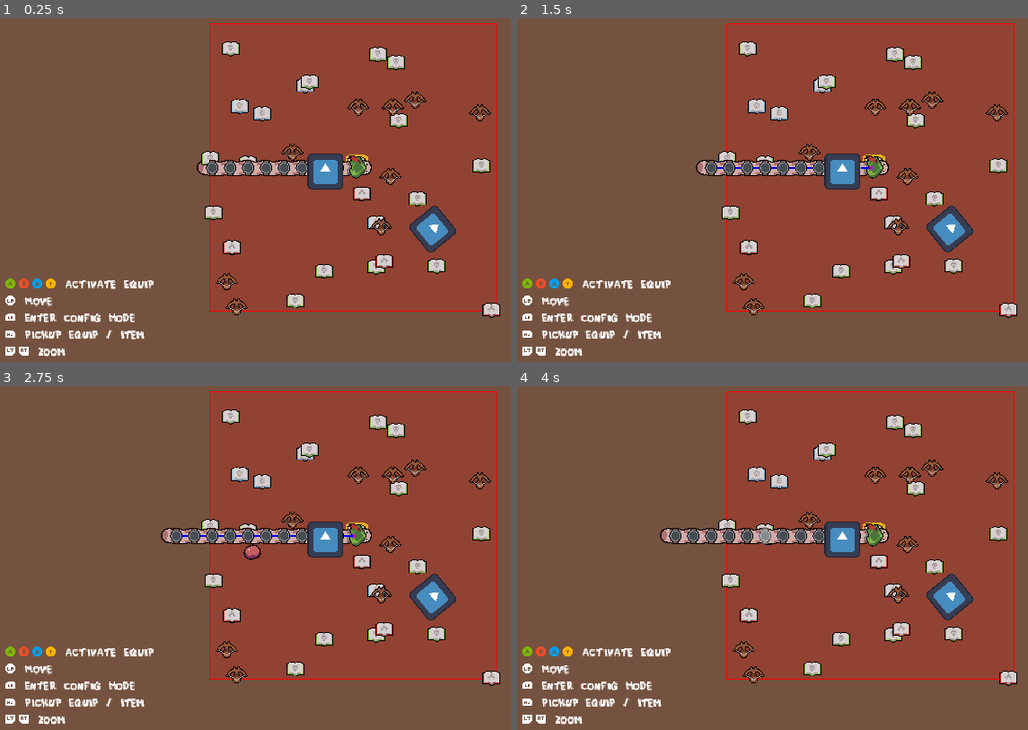
Above: before the commit, frames 1-4 (two rows, left to right).
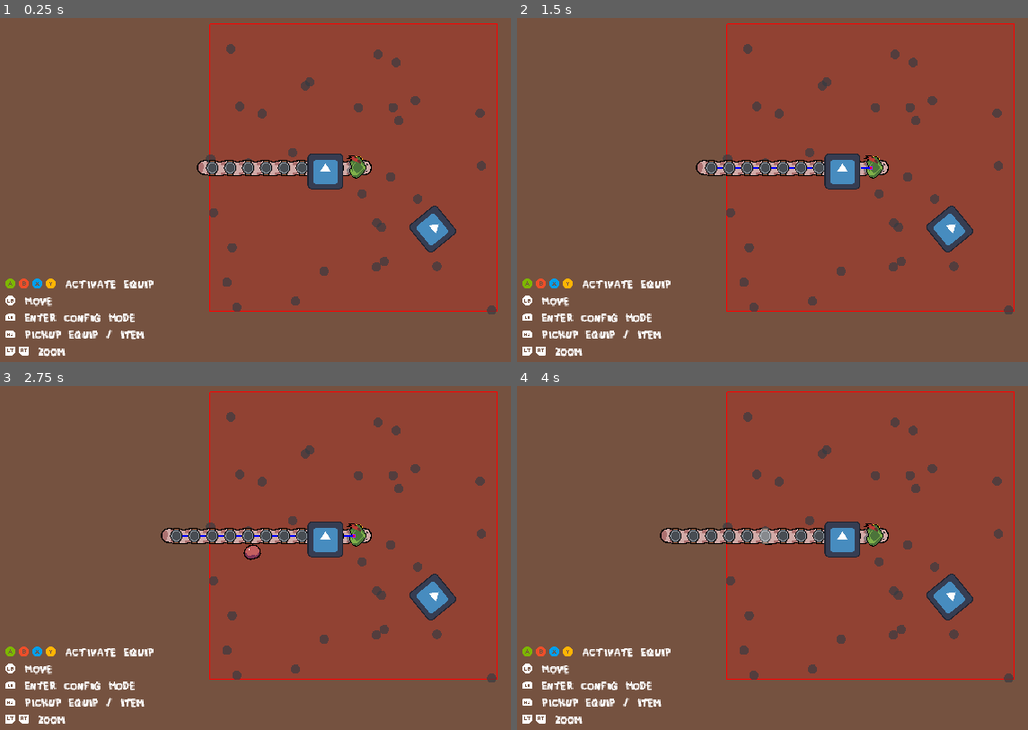
Above: after the commit, the same moments.

Repository: Justuna/worm-odyssey
Game: Godot game, scene res://scenes/tests/worm_test.tscn
Same seed, same stepped clock (60 frames per second), same inputs: the game is played once before the commit and once after it. The engine's default icon, where the game draws it, is replaced by a stand-in: a white triangle on a blue panel in a dark square.
Inputs (mouse positions are in pixels of both pictures, inside the frame that each line leads up to):
- Up to frame 1 (0.25 s): no input
- Up to frame 2 (1.5 s): tap Enter at 0.5 s; move the mouse to (outside the picture) at 0.52 s; hold D 0.53-1.28 s; tap G at 0.6 s; click (outside the picture) at 0.67 s; tap Space at 1.25 s; move the mouse to (726, 186) at 1.27 s; hold S from 1.28 s (still down); tap B at 1.35 s
- Up to frame 3 (2.75 s): tap Enter at 2 s; move the mouse to (424, 447) at 2.02 s; release S at 2.03 s; hold D from 2.03 s (still down); tap G at 2.1 s
- Up to frame 4 (4 s): tap Space at 2.75 s; move the mouse to (833, 616) at 2.77 s; tap B at 2.85 s; click (833, 616) at 2.92 s; move the mouse to (outside the picture) at 3.52 s; release D at 3.53 s; hold S from 3.53 s (still down); tap G at 3.6 s

The runs differ from the first frame. In frame 1, 3.4% of the frame differs, in the area x 39-98%, y 6-88%; in frame 2, 3.4%; in frame 3, 3.4%; in frame 4, 3.4%.

Commit message:
shop scripts added

Diff:
--- a/libraries/equipment_library.tres
+++ b/libraries/equipment_library.tres
@@ -1,7 +1,7 @@
 [gd_resource type="Resource" script_class="EquipmentLibrary" load_steps=7 format=3 uid="uid://dxe2vo0p5hajv"]
 
 [ext_resource type="Script" path="res://scripts/equipment/equipment_library.gd" id="1_nwjns"]
-[ext_resource type="PackedScene" uid="uid://dgqx3we05fwxx" path="res://prefabs/equipment/dropped_equipment.tscn" id="1_xr3rw"]
+[ext_resource type="PackedScene" uid="uid://dgqx3we05fwxx" path="res://prefabs/equipment/equipment_pickup.tscn" id="1_xr3rw"]
 [ext_resource type="PackedScene" uid="uid://bjr3gnlplvacv" path="res://prefabs/equipment/types/bow_equipment.tscn" id="2_5vylb"]
 [ext_resource type="PackedScene" uid="uid://b7de3ouo1vrb6" path="res://prefabs/equipment/types/fire_tome_equipment.tscn" id="3_iijt3"]
 [ext_resource type="PackedScene" uid="uid://bbngyjm7yntxq" path="res://prefabs/equipment/types/ice_tome_equipment.tscn" id="4_v4ekk"]
--- a/prefabs/equipment/dropped_equipment.tscn
+++ /dev/null
@@ -1,35 +0,0 @@
-[gd_scene load_steps=6 format=3 uid="uid://dgqx3we05fwxx"]
-
-[ext_resource type="Script" path="res://scripts/equipment/dropped_equipment.gd" id="1_7iqhc"]
-[ext_resource type="Shader" path="res://assets/shaders/outline.gdshader" id="2_ijgik"]
-[ext_resource type="Script" path="res://scripts/interaction/interactable.gd" id="2_vnyj4"]
-
-[sub_resource type="CircleShape2D" id="CircleShape2D_me05m"]
-radius = 32.0
-
-[sub_resource type="ShaderMaterial" id="ShaderMaterial_rfy8k"]
-shader = ExtResource("2_ijgik")
-shader_parameter/line_thickness = 2.0
-shader_parameter/line_color = Color(0.890196, 0.698039, 0.121569, 1)
-shader_parameter/line_enabled = false
-shader_parameter/overlay_color = Color(0, 0, 0, 0)
-shader_parameter/overlay_amount = null
-shader_parameter/overlay_enabled = true
-
-[node name="DroppedEquipment" type="Area2D"]
-
-[node name="CollisionShape2D" type="CollisionShape2D" parent="."]
-shape = SubResource("CircleShape2D_me05m")
-
-[node name="DroppedEquipment" type="Node" parent="." node_paths=PackedStringArray("interactable", "visuals_container")]
-script = ExtResource("1_7iqhc")
-interactable = NodePath("../Interactable")
-visuals_container = NodePath("../Visuals")
-
-[node name="Visuals" type="CanvasGroup" parent="."]
-material = SubResource("ShaderMaterial_rfy8k")
-
-[node name="Interactable" type="Node2D" parent="." node_paths=PackedStringArray("visuals")]
-script = ExtResource("2_vnyj4")
-visuals = NodePath("../Visuals")
-selected_color = Color(0.890196, 0.698039, 0.121569, 1)
--- /dev/null
+++ b/prefabs/equipment/equipment_pickup.tscn
@@ -0,0 +1,44 @@
+[gd_scene load_steps=7 format=3 uid="uid://dgqx3we05fwxx"]
+
+[ext_resource type="Script" path="res://scripts/equipment/equipment_pickup.gd" id="1_pmvfx"]
+[ext_resource type="Shader" path="res://assets/shaders/outline.gdshader" id="2_5w7la"]
+[ext_resource type="Script" path="res://scripts/interaction/interactable.gd" id="3_spec5"]
+[ext_resource type="Texture2D" uid="uid://nuxtx7us6rqo" path="res://assets/art/segment_slot.png" id="3_wwqt5"]
+
+[sub_resource type="CircleShape2D" id="CircleShape2D_me05m"]
+radius = 32.0
+
+[sub_resource type="ShaderMaterial" id="ShaderMaterial_rfy8k"]
+shader = ExtResource("2_5w7la")
+shader_parameter/line_thickness = 2.0
+shader_parameter/line_color = Color(0.890196, 0.698039, 0.121569, 1)
+shader_parameter/line_enabled = false
+shader_parameter/overlay_color = Color(0, 0, 0, 0)
+shader_parameter/overlay_amount = null
+shader_parameter/overlay_enabled = true
+shader_parameter/overlay_2_color = Color(0, 0, 0, 0)
+shader_parameter/overlay_2_amount = null
+shader_parameter/overlay_2_enabled = true
+
+[node name="EquipmentPickup" type="Area2D"]
+
+[node name="CollisionShape2D" type="CollisionShape2D" parent="."]
+shape = SubResource("CircleShape2D_me05m")
+
+[node name="EquipmentPickup" type="Node" parent="." node_paths=PackedStringArray("interactable", "visuals_container", "disguise")]
+script = ExtResource("1_pmvfx")
+interactable = NodePath("../Interactable")
+visuals_container = NodePath("../Visuals")
+disguise = NodePath("../Visuals/Disguise")
+
+[node name="Visuals" type="CanvasGroup" parent="."]
+material = SubResource("ShaderMaterial_rfy8k")
+
+[node name="Disguise" type="Sprite2D" parent="Visuals"]
+visible = false
+texture = ExtResource("3_wwqt5")
+
+[node name="Interactable" type="Node2D" parent="." node_paths=PackedStringArray("visuals")]
+script = ExtResource("3_spec5")
+visuals = NodePath("../Visuals")
+selected_color = Color(0.890196, 0.698039, 0.121569, 1)
--- /dev/null
+++ b/prefabs/equipment/item_pickup.tscn
@@ -0,0 +1,44 @@
+[gd_scene load_steps=7 format=3 uid="uid://bu3wxvp8sivkj"]
+
+[ext_resource type="Script" path="res://scripts/items/item_pickup.gd" id="1_6x7er"]
+[ext_resource type="Shader" path="res://assets/shaders/outline.gdshader" id="2_2x0sk"]
+[ext_resource type="Script" path="res://scripts/interaction/interactable.gd" id="3_0fo5d"]
+[ext_resource type="Texture2D" uid="uid://nuxtx7us6rqo" path="res://assets/art/segment_slot.png" id="3_uv5vr"]
+
+[sub_resource type="CircleShape2D" id="CircleShape2D_me05m"]
+radius = 32.0
+
+[sub_resource type="ShaderMaterial" id="ShaderMaterial_rfy8k"]
+shader = ExtResource("2_2x0sk")
+shader_parameter/line_thickness = 2.0
+shader_parameter/line_color = Color(0.890196, 0.698039, 0.121569, 1)
+shader_parameter/line_enabled = false
+shader_parameter/overlay_color = Color(0, 0, 0, 0)
+shader_parameter/overlay_amount = null
+shader_parameter/overlay_enabled = true
+shader_parameter/overlay_2_color = Color(0, 0, 0, 0)
+shader_parameter/overlay_2_amount = null
+shader_parameter/overlay_2_enabled = true
+
+[node name="ItemPickup" type="Area2D"]
+
+[node name="CollisionShape2D" type="CollisionShape2D" parent="."]
+shape = SubResource("CircleShape2D_me05m")
+
+[node name="ItemPickup" type="Node" parent="." node_paths=PackedStringArray("interactable", "visuals_container", "disguise")]
+script = ExtResource("1_6x7er")
+interactable = NodePath("../Interactable")
+visuals_container = NodePath("../Visuals")
+disguise = NodePath("../Visuals/Disguise")
+
+[node name="Visuals" type="CanvasGroup" parent="."]
+material = SubResource("ShaderMaterial_rfy8k")
+
+[node name="Disguise" type="Sprite2D" parent="Visuals"]
+visible = false
+texture = ExtResource("3_uv5vr")
+
+[node name="Interactable" type="Node2D" parent="." node_paths=PackedStringArray("visuals")]
+script = ExtResource("3_0fo5d")
+visuals = NodePath("../Visuals")
+selected_color = Color(0.890196, 0.698039, 0.121569, 1)
--- a/scripts/entities/stats/stat.gd
+++ b/scripts/entities/stats/stat.gd
@@ -15,7 +15,10 @@
 	POISON_DAMAGE,
 	ICE_DAMAGE,
 	ELECTRIC_DAMAGE,
-	EXPLOSIVE_DAMGE,
+	EXPLOSIVE_DAMAGE,
+	INCOMING_HEALING,
+	ACTION_SPEED,
+	RANGE
 }
 
 signal updated
--- a/scripts/equipment/equipment.gd
+++ b/scripts/equipment/equipment.gd
@@ -23,6 +23,8 @@
 	Direction.RIGHT: 0
 }
 
+signal equipment_added
+signal equipment_removed
 signal active_used
 signal cooldown_ended
 
--- a/scripts/equipment/equipment_library.gd
+++ b/scripts/equipment/equipment_library.gd
@@ -30,13 +30,13 @@
 
 func spawn_dropped_equipment(equipment_type: Equipment.Type) -> Node2D:
 	var inst = dropped_equipment_prefab.instantiate()
-	var dropped_equipment = inst.get_node("DroppedEquipment") as DroppedEquipment
+	var dropped_equipment = inst.get_node("EquipmentPickup") as EquipmentPickup
 	dropped_equipment.construct(spawn_equipment(equipment_type))
 	return inst
 
 
 func spawn_dropped_equipment_from_existing(equipment: Equipment) -> Node2D:
 	var inst = dropped_equipment_prefab.instantiate()
-	var dropped_equipment = inst.get_node("DroppedEquipment") as DroppedEquipment
+	var dropped_equipment = inst.get_node("EquipmentPickup") as EquipmentPickup
 	dropped_equipment.construct(equipment)
 	return inst
--- a/scripts/equipment/dropped_equipment.gd
+++ b/scripts/equipment/equipment_pickup.gd
@@ -1,20 +1,20 @@
-extends Node
-class_name DroppedEquipment
+class_name EquipmentPickup
+extends Pickup
 
 
-@export var equipment: Equipment
-
-@export_group("Dependencies")
-@export var interactable: Interactable
-@export var visuals_container: Node2D
+var _equipment: Equipment
 
 
-func construct(_equipment: Equipment):
-	equipment = _equipment
+func construct(equipment: Equipment, disguised = true):
+	_equipment = equipment
 	visuals_container.add_child(_equipment)
 	_equipment.position = Vector2.ZERO
 	_equipment.rotation = 0
 	_equipment.direction = Equipment.Direction.RIGHT
+
+	if disguised:
+		disguise.visible = true
+		_equipment.visible = false
 
 
 func _ready():
@@ -23,7 +23,9 @@
 
 func _on_interact(interactor: Interactor):
 	var worm_controller = interactor.get_parent().get_node_or_null("WormController") as WormController
+	_equipment.visible = true;
+
 	if worm_controller:
-		if worm_controller.try_add_equipment(equipment):
+		if worm_controller.try_add_equipment(_equipment):
 			# TODO: Add pickup FX
 			queue_free()
--- a/scripts/interaction/interactable.gd
+++ b/scripts/interaction/interactable.gd
@@ -2,7 +2,9 @@
 class_name Interactable
 
 
+signal on_available()
 signal on_interact()
+signal on_unavailable()
 
 
 ## Interactable is selected when it's in the range of an Interactor
@@ -19,6 +21,17 @@
 @export var visuals: CanvasGroup
 @export var selected_color: Color
 
+var available: bool :
+	get:
+		return _available
+	set(value):
+		_available = value
+		if _available:
+			on_available.emit()
+		else:
+			on_unavailable.emit()
+
+var _available: bool = true
 var _selected: bool
 
 
--- a/scripts/interaction/interactor.gd
+++ b/scripts/interaction/interactor.gd
@@ -12,6 +12,9 @@
 	get:
 		var result: Array[Interactable] = []
 		result.assign(_nearby_interactables.keys())
+
+		result.filter(func(interactable): return interactable.available)
+
 		return result
 
 # [Area2D]: null
@@ -34,6 +37,17 @@
 	var interactable = area.get_node_or_null("Interactable")
 	if interactable:
 		_nearby_interactables[interactable] = null
+		interactable.on_available.connect(_select_closest_interactable)
+		interactable.on_unavailable.connect(_select_closest_interactable)
+		_select_closest_interactable()
+
+
+func _on_area_exited(area: Area2D):
+	var interactable = area.get_node_or_null("Interactable")
+	if interactable:
+		interactable.on_available.disconnect(_select_closest_interactable)
+		interactable.on_unavailable.disconnect(_select_closest_interactable)
+		_nearby_interactables.erase(interactable)
 		_select_closest_interactable()
 
 
@@ -98,7 +112,3 @@
 			var debug_str = _nearby_interactables[interactable]
 			if debug_str:
 				draw_string(ThemeDB.fallback_font, interactable.global_position + Vector2(0, -40), debug_str)
-
-func _on_area_exited(area: Area2D):
-	_nearby_interactables.erase(area.get_node_or_null("Interactable"))
-	_select_closest_interactable()
--- /dev/null
+++ b/scripts/interaction/pickup.gd
@@ -0,0 +1,7 @@
+class_name Pickup
+extends Node
+
+@export_group("Dependencies")
+@export var interactable: Interactable
+@export var visuals_container: Node2D
+@export var disguise: Node2D
--- /dev/null
+++ b/scripts/items/item.gd
@@ -0,0 +1,68 @@
+# Base class for items.
+
+class_name Item
+extends Node2D
+
+
+enum Type {
+	ALOE_VERA,
+	BATTERY,
+	BLAHAJ,
+	BOBA_TEA,
+	BOGO_COUPON,
+	BUG_SPRAY,
+	GASOLINE,
+	GUNPOWDER,
+	HELMET,
+	ICE_PACK,
+	JUMP_ROPE,
+	PORTABLE_RADAR,
+	REACTANT,
+	READING_GLASSES,
+	REVERSE_CARD,
+	RUBBER_BAND,
+	SICK_BAG,
+	SLINGSHOT,
+	SNAKE_OIL,
+	SPITBALL,
+	STOCK_OPTIONS,
+	STOP_WATCH,
+	TAR_AND_FEATHERS,
+	TIP_JAR,
+	UNDERWEAR,
+	WHISTLE,
+	WINDMILL,
+}
+
+
+@export var effects: Array[Effect.Type]
+@export var type: Type
+
+var item_holder: ItemHolder
+
+
+## Called when the item is added.
+## Is not called on repeated stacking of the item.
+func _on_add():
+	pass
+
+
+## Called every time the item is stacked/unstacked
+func _on_stack_changed():
+	pass
+
+
+## Called every time the item is stacked.
+func _on_stack():
+	for effect in effects:
+		item_holder.effect_holder.add_effect(effect)
+
+## Called every time the item is unstacked.
+func _on_unstack():
+	for effect in effects:
+		item_holder.effect_holder.remove_effect(effect)
+
+## Called when the item is remove.
+## Is not called on repeated unstacking of the item.
+func _on_remove():
+	pass
--- /dev/null
+++ b/scripts/items/item_holder.gd
@@ -0,0 +1,41 @@
+@icon("res://assets/art/editor_icons/icon_file_list.svg")
+
+class_name ItemHolder
+extends Node
+
+
+@export var item_library: ItemLibrary
+@export var effect_holder: EffectHolder
+
+# [Item.Type]: Item
+var items: Dictionary
+var target : Node :
+	get:
+		return get_parent()
+
+
+func add_item(item_type: Item.Type):
+	var item = get_item(item_type)
+	if not item:
+		item = item_library.spawn_item(item_type)
+		items[item_type] = item
+		item.item_holder = self
+		item._on_add()
+	item.stack_amount += 1
+	item._on_stack()
+	item._on_stack_changed()
+
+
+func get_item(item_type: Item.Type) -> Item:
+	return items[item_type]
+
+
+func remove_item(item_type: Item.Type):
+	var item = get_item(item_type)
+	if item:
+		item._on_unstack()
+		item._on_stack_changed()
+		item.stack_amount -= 1
+		if item.stack_amount == 0:
+			items[item.type] = null
+			item._on_remove()
--- /dev/null
+++ b/scripts/items/item_library.gd
@@ -0,0 +1,27 @@
+@icon("res://assets/art/editor_icons/icon_packed_data_container.svg")
+class_name ItemLibrary
+extends Resource
+
+
+@export var item_prefabs: Array[PackedScene]
+
+# [Item.Type]: PackedScene
+var item_prefabs_dict: Dictionary :
+	get:
+		if not _item_prefabs_dict:
+			_item_prefabs_dict = {}
+			for item_prefab in item_prefabs:
+				var inst = item_prefab.instantiate() as Item
+				_item_prefabs_dict[inst.item_type] = item_prefab
+				inst.queue_free()
+		return _item_prefabs_dict
+
+var _item_prefabs_dict: Dictionary
+
+
+func force_init():
+	var _empty = item_prefabs_dict
+
+
+func spawn_item(item_type: Item.Type) -> Item:
+	return (item_prefabs_dict[item_type] as PackedScene).instantiate() as Item
--- /dev/null
+++ b/scripts/items/item_pickup.gd
@@ -0,0 +1,25 @@
+class_name ItemPickup
+extends Pickup
+
+
+var _item: Item
+
+
+func construct(item: Item, disguised = false):
+	_item = item
+	visuals_container.add_child(_item)
+
+	if disguised:
+		disguise.visible = true
+		_item.visible = false
+
+
+func _ready():
+	interactable.on_interact.connect(_on_interact)
+
+
+func _on_interact(interactor: Interactor):
+	var item_holder = interactor.get_parent().get_node_or_null("ItemHolder") as ItemHolder
+	if item_holder:
+		item_holder.add_item(_item.type)
+		queue_free()
--- /dev/null
+++ b/scripts/shop/equipment_shop_group.gd
@@ -0,0 +1,44 @@
+class_name EquipmentShopGroup
+extends ShopGroup
+
+@export var disguised = false
+
+@export var catalog: EquipmentLibrary
+@export var pickup_prefab: PackedScene
+
+var _pickups: Array[EquipmentPickup]
+
+
+func _restock():
+	for slot in slots:
+		var type = randi() % Equipment.Type.size()
+		var equipment = catalog.spawn_equipment(type as Equipment.Type)
+		var pickup = pickup_prefab.instantiate() as EquipmentPickup
+
+		pickup.construct(equipment, disguised)
+		pickup.interactable.on_interact.connect(_purchase.bind(pickup))
+
+		slot.add_child(pickup)
+		_pickups.append(pickup)
+	super._restock()
+
+
+func _make_available():
+	for pickup in _pickups:
+		pickup.interactable.available = true
+
+
+func _make_unavailable():
+	for pickup in _pickups:
+		pickup.interactable.available = false
+
+
+func _purchase(purchase: EquipmentPickup):
+	_restock_timer = restock_time
+
+	for pickup in _pickups:
+		if pickup == purchase:
+			continue
+		pickup.queue_free()
+
+	_pickups.clear()
--- /dev/null
+++ b/scripts/shop/item_shop_group.gd
@@ -0,0 +1,44 @@
+class_name ItemShopGroup
+extends ShopGroup
+
+@export var disguised = false
+
+@export var catalog: ItemLibrary
+@export var pickup_prefab: PackedScene
+
+var _pickups: Array[ItemPickup]
+
+
+func _restock():
+	for slot in slots:
+		var type = randi() % Item.Type.size()
+		var item = catalog.spawn_item(type as Item.Type)
+		var pickup = pickup_prefab.instantiate() as ItemPickup
+
+		pickup.construct(item, disguised)
+		pickup.interactable.on_interact.connect(_purchase.bind(pickup))
+
+		slot.add_child(pickup)
+		_pickups.append(pickup)
+	super._restock()
+
+
+func _make_available():
+	for pickup in _pickups:
+		pickup.interactable.available = true
+
+
+func _make_unavailable():
+	for pickup in _pickups:
+		pickup.interactable.available = false
+
+
+func _purchase(purchase: ItemPickup):
+	_restock_timer = restock_time
+
+	for pickup in _pickups:
+		if pickup == purchase:
+			continue
+		pickup.queue_free()
+
+	_pickups.clear()
--- /dev/null
+++ b/scripts/shop/shop_group.gd
@@ -0,0 +1,49 @@
+# Represents a group of slots for shop pickups that are purchased mutually exclusively.
+
+class_name ShopGroup
+extends Node2D
+
+@export var restock_time: float
+@export var base_cost: int
+
+@export_category("Dependencies")
+@export var worm_bank: WormBank
+@export var slots: Array[Node2D]
+
+var current_cost: int
+
+var _restock_timer: float
+
+
+func _ready():
+	current_cost = base_cost
+
+	_restock()
+
+	worm_bank.money_changed.connect(_can_purchase)
+
+
+func _process(delta):
+	if _restock_timer > 0:
+		_restock_timer = max(_restock_timer - delta, 0)
+		if _restock_timer == 0:
+			_restock()
+
+
+func _can_purchase(balance: int):
+	if balance >= current_cost:
+		_make_available()
+	else:
+		_make_unavailable()
+
+
+func _make_available():
+	pass
+
+
+func _make_unavailable():
+	pass
+
+
+func _restock():
+	_can_purchase(worm_bank.money)
--- /dev/null
+++ b/scripts/worm/worm_bank.gd
@@ -0,0 +1,20 @@
+class_name WormBank
+extends Node
+
+
+signal money_changed(new_amount: int)
+
+@export var starting_money: int
+
+var money: int :
+	get:
+		return _money
+	set(value):
+		_money = value
+		money_changed.emit(_money)
+
+var _money: int
+
+
+func _ready():
+	money = starting_money
--- a/scripts/worm/worm_segment.gd
+++ b/scripts/worm/worm_segment.gd
@@ -109,6 +109,7 @@
 		equipment.position = Vector2.ZERO
 		equipment.rotation = 0
 		equipment.construct(worm, self, direction)
+		equipment.equipment_added.emit()
 		_update_binding_visuals()
 	return old_equipment
 
@@ -117,6 +118,7 @@
 	if equipment:
 		canvas_group.remove_child(equipment)
 	var old_equipment = equipment
+	equipment.equipment_removed.emit()
 	equipment = null
 	_update_binding_visuals()
 	return old_equipment
